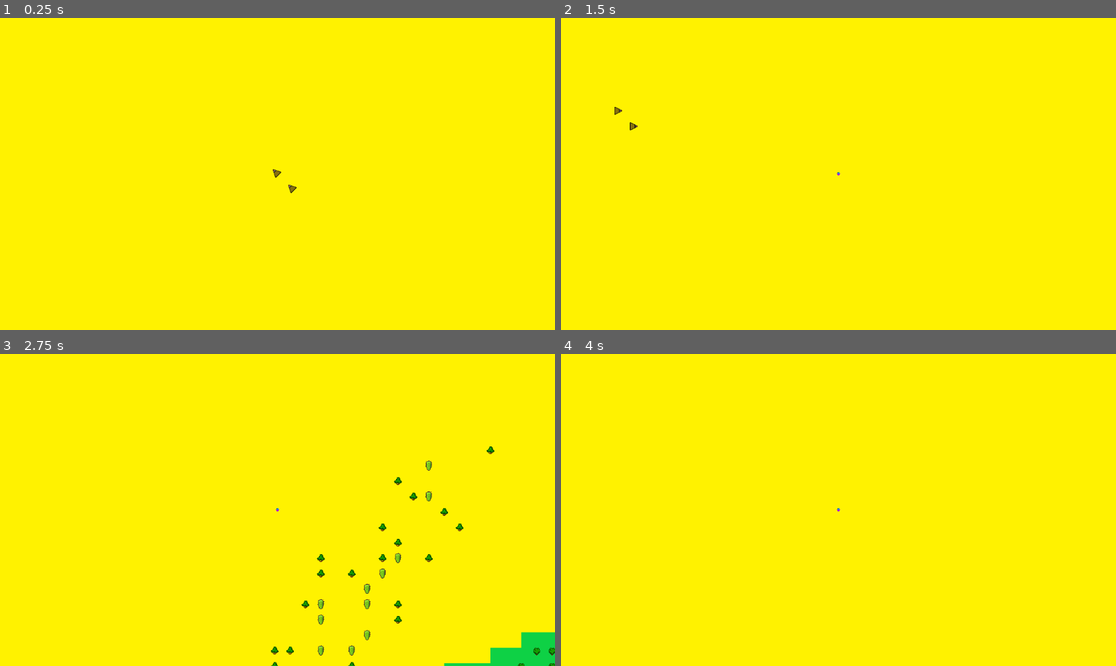
Above: before the commit, frames 1-4 (two rows, left to right).
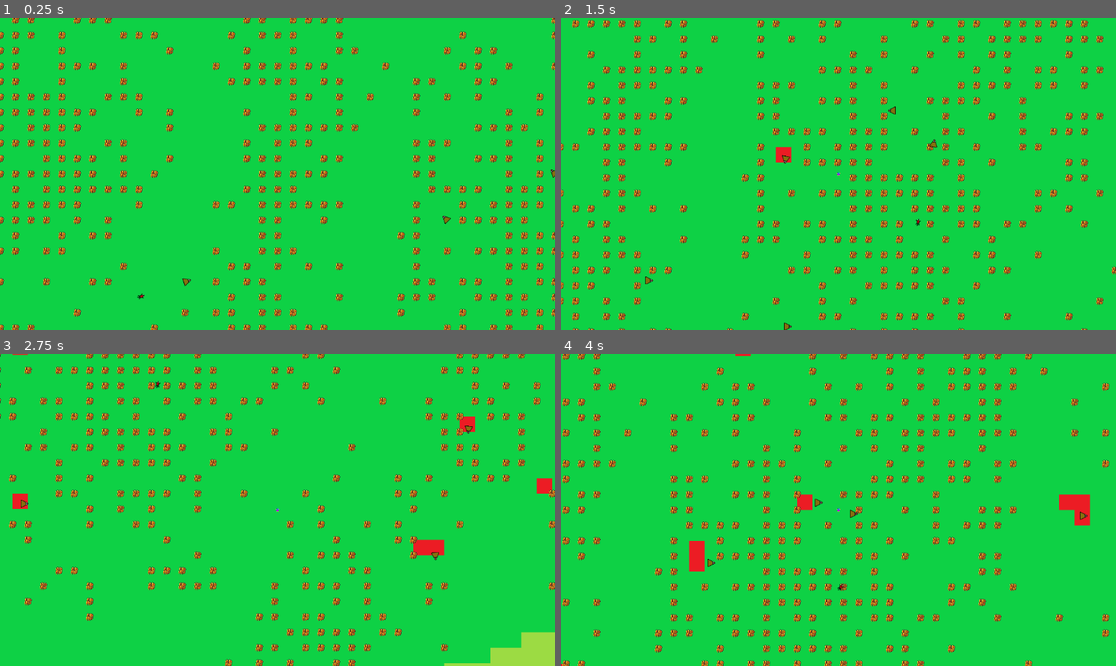
Above: after the commit, the same moments.

Repository: JimBimBomBom/Bakalarka---CLEAN
Game: Godot game, scene res://SCENES/world_scene.tscn
Two runs of this game, one before a commit and one after it. Both use one fixed random seed, a clock stepped at 60 frames per second and the inputs below.
Inputs:
- Up to frame 1 (0.25 s): no input
- Up to frame 2 (1.5 s): tap Enter at 0.5 s; hold Right (ui_right) 0.53-1.28 s; hold Down (ui_down) from 1.28 s (still down)
- Up to frame 3 (2.75 s): release Down (ui_down) at 2.03 s; hold Right (ui_right) from 2.03 s (still down)
- Up to frame 4 (4 s): release Right (ui_right) at 2.78 s; hold Up (ui_up) 2.78-3.53 s; hold Left (ui_left) from 3.53 s (still down)

The runs differ from the first frame. In frame 1, 100% of the frame differs, in the area x 0-100%, y 0-100%; in frame 2, 100%; in frame 3, 100%; in frame 4, 100%.
Error after the commit: Trying to assign an array of type "Array" to a variable of type "Array[Food_Crop]". (res://SCRIPTS/NPC_FSM/Herbivore.gd:6)

Commit message:
Before food crops

Diff:
--- /dev/null
+++ b/Simulation/SCENES/FoodCrop.tscn
@@ -0,0 +1,10 @@
+[gd_scene load_steps=3 format=3 uid="uid://ck7fo7lcheprq"]
+
+[ext_resource type="Script" path="res://SCRIPTS/World_Generation/FoodCrop.gd" id="1_cuw5k"]
+[ext_resource type="Texture2D" uid="uid://b07lqeldwqu3w" path="res://Sprites/assets/FoodCrops/Wheat_grown.png" id="2_uy3u7"]
+
+[node name="Node2D" type="Node2D"]
+script = ExtResource("1_cuw5k")
+
+[node name="Sprite2D" type="Sprite2D" parent="."]
+texture = ExtResource("2_uy3u7")
--- a/Simulation/SCRIPTS/Global/World_Variables.gd
+++ b/Simulation/SCRIPTS/Global/World_Variables.gd
@@ -22,6 +22,8 @@
 var animal_group : String = "Animals"
 var cadaver_group : String = "Cadavers"
 var vegetation_group : String = "Vegetation"
+var food_crop_group : String = "Food_Crop"
+var food_regrow_group : String = "Food_Regrow"
 
 #Scripts
 var carnivore_script : String = "res://SCRIPTS/NPC_FSM/Carnivore.gd"
--- a/Simulation/SCRIPTS/NPC_FSM/Animal.gd
+++ b/Simulation/SCRIPTS/NPC_FSM/Animal.gd
@@ -268,7 +268,6 @@
 
 func _on_pregnancy_timer_timeout():
 	is_pregnant = false
-	#emit_signal("birth_request", self, sexual_partner)
 	birth_request.emit(curr_pos, vore_type, self, sexual_partner)
 	sexual_partner = null
 
--- a/Simulation/SCRIPTS/NPC_FSM/Herbivore.gd
+++ b/Simulation/SCRIPTS/NPC_FSM/Herbivore.gd
@@ -3,6 +3,7 @@
 class_name Herbivore
 
 var consumption_state : Consumption_State = Consumption_State.SEEKING
+var detected_crops : Array[Food_Crop] = Array()
 
 func herbivore_fsm(delta : float):
 	var animals_in_sight : Array[Animal] = get_animals_from_sight()
@@ -94,6 +95,18 @@
 	do_move(delta)
 	position = curr_pos
 
+func _on_Area2D_animal_entered(body):
+	if body is Animal and body.curr_pos != curr_pos:
+		detected_animals.append(body)
+	elif body is Food_Crop:
+		detected_crops.append(body)
+
+func _on_Area2D_animal_exited(body):
+	if body is Animal:
+		detected_animals.erase(body)
+	elif body is Food_Crop:
+		detected_crops.erase(body)
+
 func get_seek_dir(target : Animal) -> Vector2:
 	return curr_pos.direction_to(target.curr_pos).normalized()
 
--- a/Simulation/SCRIPTS/NPC_FSM/NPC_PROPERTIES.gd
+++ b/Simulation/SCRIPTS/NPC_FSM/NPC_PROPERTIES.gd
@@ -32,18 +32,17 @@
 var alignment_mult : float
 
 #Senses
+var sense_range : float
 #Sight
 var sight_range : float
 var field_of_view_half : float
 var night_vision_acuity : float # DECIDE -> if it wasn't prefferable to only look at the day.. as in no night
 var day_vision_acuity : float
-
 #Hearing
 var hearing_range : float
 var max_hearing_range : float
 var hearing_while_consuming : float
 
-var sense_range : float
 
 #Sexual
 var gender : World.Gender
--- /dev/null
+++ b/Simulation/SCRIPTS/World_Generation/FoodCrop.gd
@@ -0,0 +1,24 @@
+extends Node2D
+
+class_name Food_Crop
+
+var yield_value : float
+var is_eaten : bool = false
+
+func _ready():
+	add_to_group(World.food_crop_group)
+
+func be_eaten():
+	if not is_eaten:
+		is_eaten = true
+		remove_from_group(World.food_crop_group)
+		add_to_group(World.food_regrow_group)
+		hide()
+
+func regrow():
+	var rand = randf_range(0, 1)
+	if yield_value > rand:
+		is_eaten = false
+		remove_from_group(World.food_regrow_group)
+		add_to_group(World.food_crop_group)
+		show()
--- a/Simulation/SCRIPTS/World_Generation/TileMap.gd
+++ b/Simulation/SCRIPTS/World_Generation/TileMap.gd
@@ -45,16 +45,12 @@
 
 func get_type_from_temp(temp):
 	var temp_type : World.Temperature_Type
-	if temp < 0.1:
-		temp_type = World.Temperature_Type.TUNDRA
-	elif temp < 0.3:
+	if temp < 0.3:
 		temp_type = World.Temperature_Type.TAIGA
-	elif temp < 0.5:
+	elif temp < 0.7:
 		temp_type = World.Temperature_Type.TEMPERATE_LAND
-	elif temp < 0.7:
+	else:
 		temp_type = World.Temperature_Type.TROPICAL_LAND
-	else:
-		temp_type = World.Temperature_Type.DESERT
 	return temp_type
 
 func set_tile_properties(tile : World.Tile_Properties, curr_food_ : float, max_food_ : float,
--- a/Simulation/SCRIPTS/World_Generation/world.gd
+++ b/Simulation/SCRIPTS/World_Generation/world.gd
@@ -12,7 +12,8 @@
 
 	add_child(World.Player)
 
-	generate_vegetation()
+	place_food_crops()
+	# generate_vegetation()
 	initialize_npcs()
 
 	var timer = get_node("Timer")
@@ -28,9 +29,33 @@
 	if World.hour >= World.hours_in_day:
 		World.day += 1
 		if World.day % 7 == 0:
-			do_vegetation() #TODO maybe send signal to vegetation instead
+			pass
+			# do_vegetation() #TODO maybe send signal to vegetation instead
 		World.hour = 0
-		# World.day_type = World.Day_Type.DAY # obsolete
+		# World.day_type = World.Day_Type.DAY # obsolete atm
+
+func place_food_crop(pos, food_yield : float):
+	var scene = load("res://SCENES/FoodCrop.tscn")
+	var inst = scene.instantiate()
+	inst.yield_value = food_yield
+	inst.position = Vector2(pos.x, pos.y)*World.tile_size
+	add_child(inst)
+
+func place_food_crops():
+	var width = World.width
+	var height = World.height
+	for x in range(-width, width + 1):
+		for y in range(-height, height + 1):
+			var pos = Vector2i(x, y)
+			var alt = World.altitude[pos]
+			var moist = World.moisture[pos]
+			var temp = World.temperature[pos]
+
+			var rand = randf_range(0, 1)
+			var yield_prob = temp*moist
+			if yield_prob > rand:
+				place_food_crop(pos, yield_prob)
+
 
 func generate_vegetation():
 	var width = World.width
@@ -41,7 +66,6 @@
 			var alt = World.altitude[pos]
 			var moist = World.moisture[pos]
 			var temp = World.temperature[pos]
-
 
 			if between(moist, 0.6, 0.8) and between(temp, 0.4, 0.8):
 				place_tree(pos, World.Vegetation_Type.TREE_1)
@@ -60,17 +84,6 @@
 	var inst = scene.instantiate()
 	var tile = World.Map.tiles[pos]
 	match tile.biome:
-		#World.Temperature_Type.TUNDRA:
-			#match type:
-				#pass
-				# World.Vegetation_Type.TREE_1:
-				# 	inst.get_node("Sprite2D").texture = load("res://Sprites/assets/Trees/Temperate_Tree_1.png")
-				# World.Vegetation_Type.TREE_2:
-				# 	inst.get_node("Sprite2D").texture = load("res://Sprites/assets/Trees/Temperate_Tree_2.png")
-				# World.Vegetation_Type.BUSH_1:
-				# 	inst.get_node("Sprite2D").texture = load("res://Sprites/assets/Bushes/Tropical_Bush_1.png")
-				# World.Vegetation_Type.BUSH_2:
-				# 	inst.get_node("Sprite2D").texture = load("res://Sprites/assets/Bushes/Tropical_Bush_2.png")
 		World.Temperature_Type.TAIGA:
 			match type:
 				World.Vegetation_Type.TREE_1:
@@ -91,14 +104,6 @@
 					inst.get_node("Sprite2D").texture = load("res://Sprites/assets/Bushes/Tropical_Bush_1.png")
 				World.Vegetation_Type.BUSH_2:
 					inst.get_node("Sprite2D").texture = load("res://Sprites/assets/Bushes/Tropical_Bush_2.png")
-		World.Temperature_Type.DESERT:
-			match type:
-				World.Vegetation_Type.TREE_1:
-					inst.get_node("Sprite2D").texture = load("res://Sprites/assets/Trees/Cactus_1.png")
-				World.Vegetation_Type.BUSH_1:
-					inst.get_node("Sprite2D").texture = load("res://Sprites/assets/Bushes/Jungle_Bush_1.png")
-				World.Vegetation_Type.BUSH_2:
-					inst.get_node("Sprite2D").texture = load("res://Sprites/assets/Bushes/Jungle_Bush_1.png")
 
 	inst.position = Vector2(pos.x, pos.y)*World.tile_size
 	inst.add_to_group(World.vegetation_group)
@@ -107,10 +112,10 @@
 func initialize_npcs():
 	var width = World.width
 	var height = World.height
-	construct_npc(Vector2(0, 0), World.Vore_Type.HERBIVORE)
-	construct_npc(Vector2(1, 1), World.Vore_Type.HERBIVORE)
-	return
-	construct_npc(Vector2(2, 3), World.Vore_Type.CARNIVORE)
+	# construct_npc(Vector2(0, 0), World.Vore_Type.HERBIVORE)
+	# construct_npc(Vector2(1, 1), World.Vore_Type.HERBIVORE)
+	# return
+	# construct_npc(Vector2(2, 3), World.Vore_Type.CARNIVORE)
 	for x in range(-width, width + 1):
 		for y in range(-height, height + 1):
 			var pos = Vector2(x, y)
Empty file removed: Simulation/SCRIPTS/World_Generation/Tree_Node.gd
Binary file added: Simulation/Sprites/assets/FoodCrops/Crop_Spritesheet.png
Not shown, added: Simulation/Sprites/assets/FoodCrops/Crop_Spritesheet.png.import
Not shown, added: Simulation/Sprites/assets/FoodCrops/README.txt
Binary file added: Simulation/Sprites/assets/FoodCrops/Wheat_grown.png
Not shown, added: Simulation/Sprites/assets/FoodCrops/Wheat_grown.png.import
Not shown, changed: IDEAS.txt
Not shown, added: Sprite_Acknowledgements.txt
